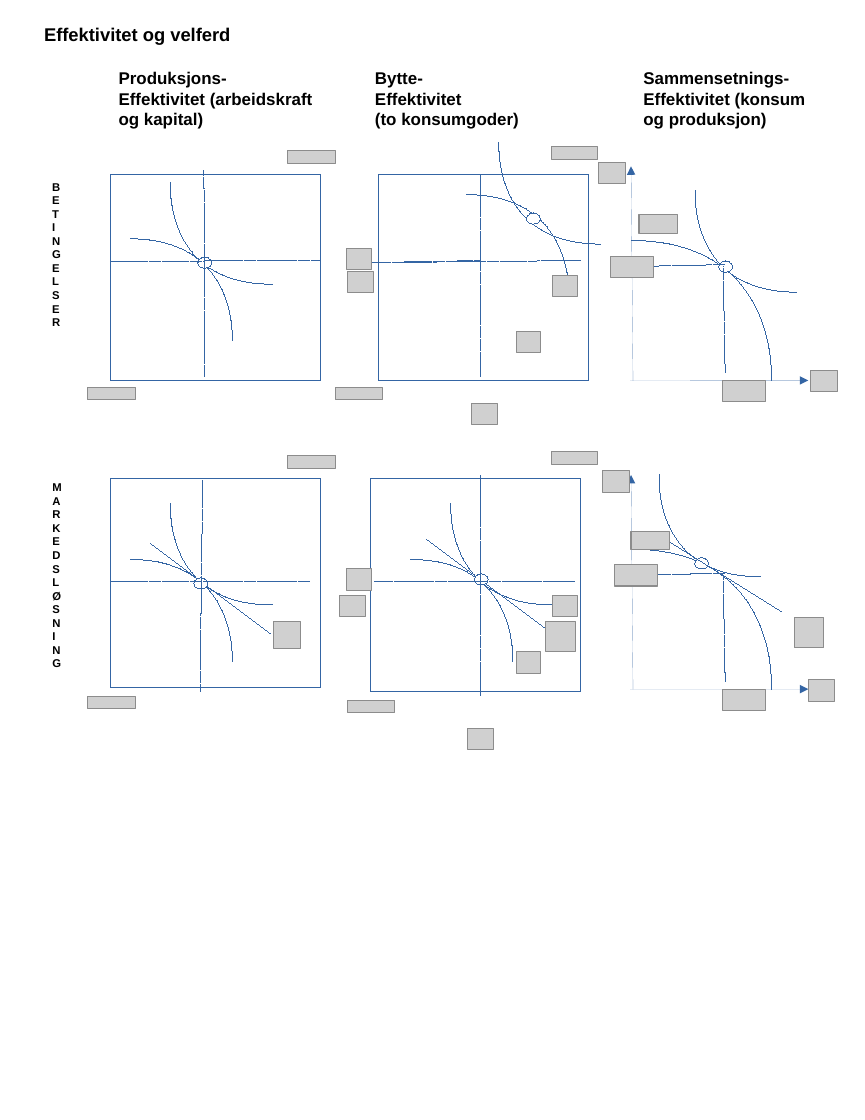
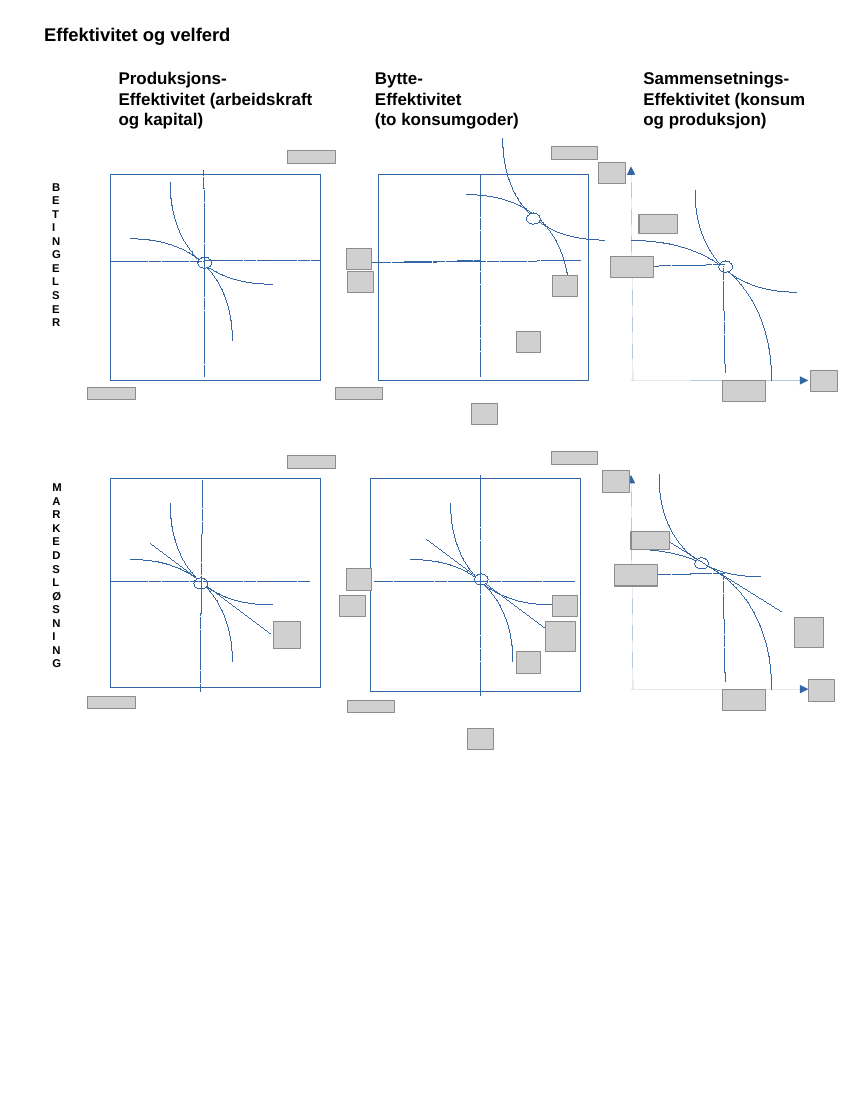
Before and after one commit to joernih/SFB10816Mikrooekonomi, a slide deck: slide 17 of forelesninger/drawio/alle_halden7.odp. Drawn at 865x1120 pixels with LibreOffice and Linux fonts; fonts in the diff are those of the drawing; grey boxes stand for pictures; background and template pictures are left out. Boxes give left, top, right and bottom in pixels: in the first picture for what was removed or moved away, otherwise in the second. Text is boxed around its words. In the diff, an @@ line names an element or a change of style, - is before the commit and + after.

```diff
--- a/forelesninger/drawio/alle_halden7.odp
+++ b/forelesninger/drawio/alle_halden7.odp
@@ freeform shape: place and size @@
-freeform shape at bbox=[499, 142, 600, 244]
+freeform shape at bbox=[503, 138, 604, 240]
```
Also in this commit, not shown: 54 other files.
